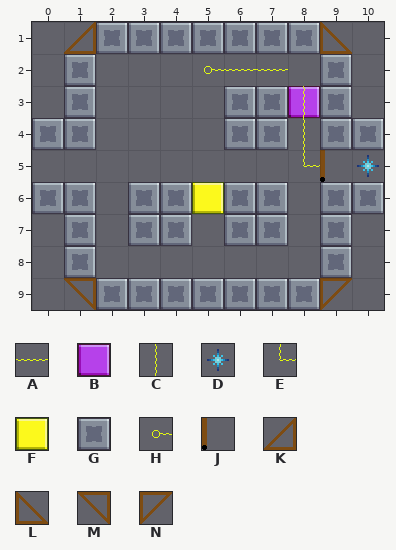
Two versions of a level (Tiled map (JSON), Assets/Level_Editor/TileMap/Room_34.tmj). The picture above is the old version.
Cells are 32x32 px. Shown: x 0..10, y 1..9.
Key: from "tileSet": A 6, B 11, C 15, D 20, E 25, F 32, G 33, H 35, J 82, K 106, L 107, M 116, N 117.
_ is an empty cell.
Layer "Blocks" before, first column x 0:
 1 _KGGGGGGGL_
 2 _G_______G_
 3 _G____GGBG_
 4 GG____GG_GG
 5 ___________
 6 GG_GGFGG_GG
 7 _G_GG_GG_G_
 8 _G_______G_
 9 _MGGGGGGGN_
Layer "Overlap" before, first column x 0:
 1 ___________
 2 _____HAA___
 3 ________C__
 4 ________C__
 5 ________EJD
 6 ___________
 7 ___________
 8 ___________
 9 ___________
After the commit:
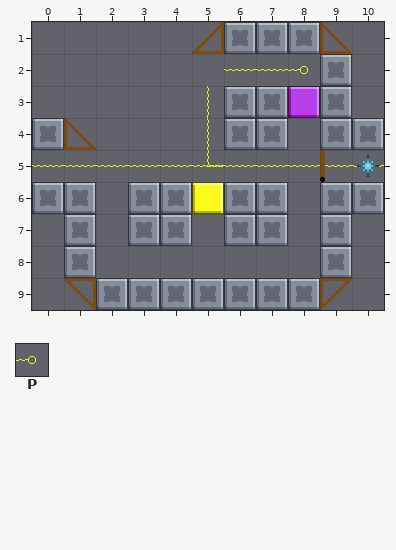
Further tiles: from "tileSet": P 36.
Tiles of an added or newly shown layer are drawn over the layers below it.
What changed:
Layer "Blocks":
Tile G gives way to tile K in row 1 at x 5.
Tile G gives way to tile L in row 4 at x 1.
The author cleared tile G in row 1 at x 2 to 4; in rows 2 to 3 at x 1.
The author cleared tile K in row 1 at x 1.
Layer "line" (added):
The edit adds tile A in row 5 at x 0 to 9.
Layer "Overlap":
Tile E gives way to tile A in row 5 at x 8.
The edit adds tile A in row 5 at x 6 to 7.
The edit adds tile C in rows 3 to 4 at x 5.
The edit adds tile E in row 5 at x 5.
The edit adds tile P in row 2 at x 8.
The author cleared tile C in rows 3 to 4 at x 8.
The author cleared tile H in row 2 at x 5.
